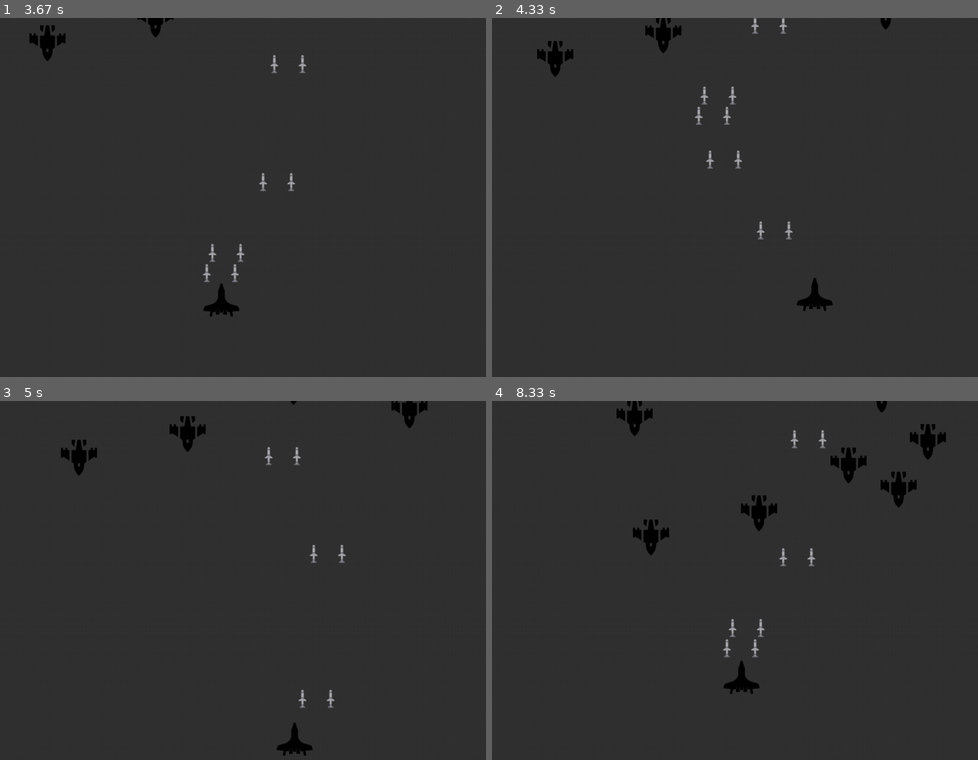
Above: before the commit, frames 1-4 (two rows, left to right).
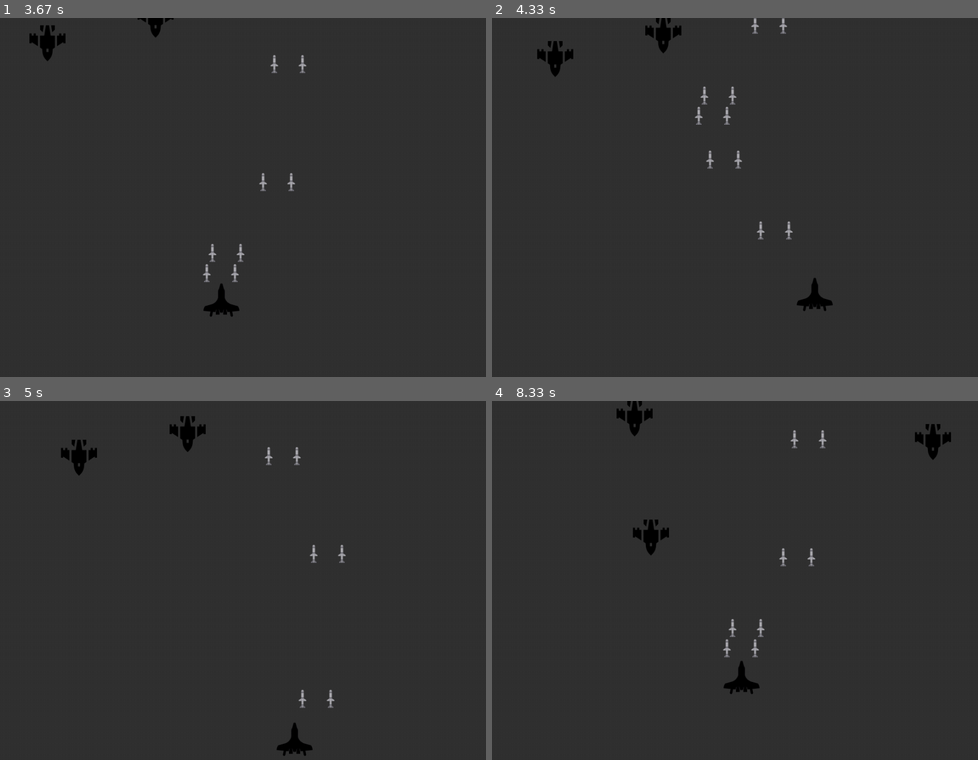
Above: after the commit, the same moments.

Repository: eric101789/PyGame_2022
Game: pygame game, started from main/main.py
Two runs of this game, one before a commit and one after it. Both use one fixed random seed, a clock stepped at 60 frames per second and the inputs below.
Inputs:
- Up to frame 1 (3.67 s): tap Space at 0.33, 0.73, 1.03, 1.23, 1.57, 1.87, 2.07, 2.37, 2.63, 2.97, 3.27, 3.4 s; hold D 0.67-1.13 s; hold W 1.17-1.47 s; hold D 1.5-1.97 s; hold A 2-2.53 s; hold S 2.57-2.87 s; hold A 2.9-3.3 s; hold W from 3.33 s (still down)
- Up to frame 2 (4.33 s): release W at 3.7 s; hold D from 3.73 s (still down); tap Space at 3.8, 4.1 s
- Up to frame 3 (5 s): release D at 4.37 s; hold S 4.4-4.77 s; tap Space at 4.47, 4.87 s; hold A from 4.8 s (still down)
- Up to frame 4 (8.33 s): tap Space at 5.17, 5.37, 5.67, 5.87, 6.2, 6.5, 6.7, 7, 7.27, 7.6, 7.9, 8.03 s; release A at 5.27 s; hold D 5.3-5.77 s; hold W 5.8-6.1 s; hold D 6.13-6.6 s; hold A 6.63-7.17 s; hold S 7.2-7.5 s; hold A 7.53-7.93 s; hold W from 7.97 s (still down)

Frame 1 is identical in both runs. In frame 2, less than 0.1% of the frame differs, in the area x 79-83%, y 0-4%; in frame 3, 0.3%; in frame 4, 1.2%, in the area x 51-95%, y 0-37%.

Commit message:
2022/05/17 新增missiles物件碰撞偵測

Diff:
--- a/main/main.py
+++ b/main/main.py
@@ -108,6 +108,8 @@
     screen.blit(background, (0, 0))  # 更新背景圖片
 
     player.collision_detect(Enemies)
+    for m in Missiles:
+        m.collision_detect(Enemies)
 
     Missiles = [item for item in Missiles if item.available]
     for m in Missiles:
